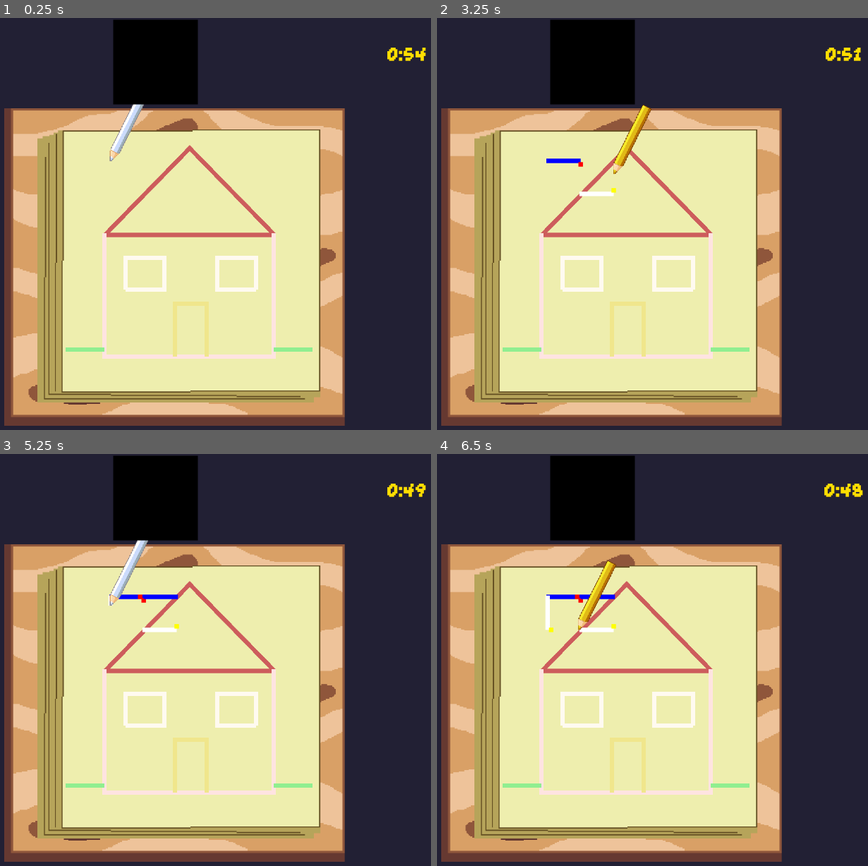
Above: before the commit, frames 1-4 (two rows, left to right).
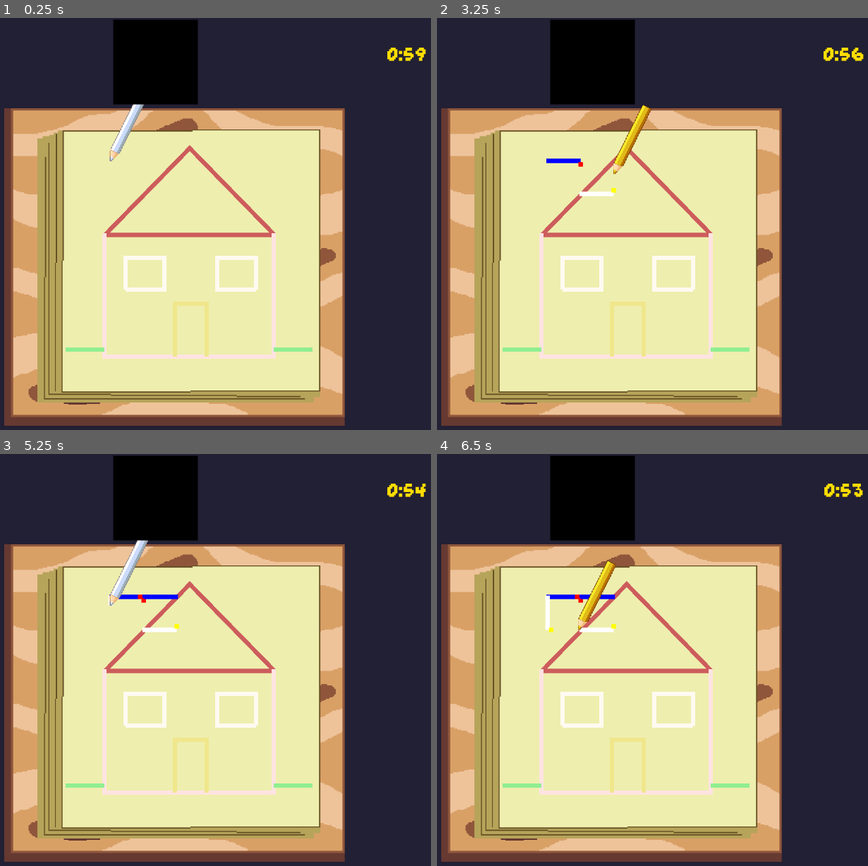
Above: after the commit, the same moments.

Repository: feliperieder/ultimate-color
Game: Godot game, scene res://Levels/level3.tscn
Same seed, same stepped clock (60 frames per second), same inputs: the game is played once before the commit and once after it. This scene is started directly instead of the project's main scene.
Inputs:
- Up to frame 1 (0.25 s): no input
- Up to frame 2 (3.25 s): tap Enter at 0.5 s; hold Right (right) 0.53-1.28 s; hold A (blue_color) 0.53-1.28 s; hold Down (down) 1.28-2.03 s; tap Q (red_color) at 1.35 s; hold Right (right) 2.03-2.78 s; hold S (white_color) 2.03-2.78 s; hold Up (up) from 2.78 s (still down); tap W (yellow_color) at 2.85 s
- Up to frame 3 (5.25 s): release Up (up) at 3.53 s; hold A (blue_color) 3.53-4.28 s; hold Left (left) 3.53-5.03 s; tap Q (red_color) at 4.35 s; hold Down (down) from 5.03 s (still down); hold S (white_color) from 5.03 s (still down)
- Up to frame 4 (6.5 s): release Down (down) at 5.78 s; release S (white_color) at 5.78 s; hold Right (right) from 5.78 s (still down); tap W (yellow_color) at 5.85 s

The runs differ from the first frame. In frame 1, less than 0.1% of the frame differs, in the area x 96-99%, y 7-11%; in frame 2, 0.2%, in the area x 89-100%, y 7-11%; in frame 3, less than 0.1%; in frame 4, less than 0.1%.

Commit message:
Os finalmentes

Diff:
--- a/Levels/level3.tscn
+++ b/Levels/level3.tscn
@@ -61,4 +61,4 @@
 
 [node name="Timer" parent="." instance=ExtResource("3_ym8bh")]
 position = Vector2(1165, 84)
-timer_time = 55
+timer_time = 60
--- a/Levels/level5.tscn
+++ b/Levels/level5.tscn
@@ -11,6 +11,7 @@
 [node name="Main" type="Node2D"]
 script = ExtResource("1_4osl0")
 level = 5
+time = 40
 
 [node name="UILayer" parent="." instance=ExtResource("2_2eyqy")]
 
--- /dev/null
+++ b/Levels/level6.tscn
@@ -0,0 +1,35 @@
+[gd_scene load_steps=8 format=3 uid="uid://dgbjir8wy4hdq"]
+
+[ext_resource type="Script" path="res://main.gd" id="1_n3ooa"]
+[ext_resource type="PackedScene" uid="uid://i6nu1j1564eq" path="res://UI/ui_layer.tscn" id="2_capvs"]
+[ext_resource type="PackedScene" uid="uid://dc6x4phax06m5" path="res://Timer/Timer.tscn" id="3_kwrbs"]
+[ext_resource type="Texture2D" uid="uid://df7m0h1pa775j" path="res://Art/BG/bg_AZUL.png" id="4_bat7l"]
+[ext_resource type="PackedScene" uid="uid://d1usyydica8j" path="res://Players/player_test.tscn" id="5_m2sni"]
+[ext_resource type="PackedScene" uid="uid://cpencn7rbua8f" path="res://Players/drawing.tscn" id="6_j3k7p"]
+[ext_resource type="PackedScene" uid="uid://b5et3exwbxfh8" path="res://level_line.tscn" id="7_wayrr"]
+
+[node name="Main" type="Node2D"]
+script = ExtResource("1_n3ooa")
+level = 5
+time = 40
+
+[node name="UILayer" parent="." instance=ExtResource("2_capvs")]
+
+[node name="Timer" parent="." instance=ExtResource("3_kwrbs")]
+position = Vector2(1165, 84)
+timer_time = 75
+
+[node name="BgAzul" type="Sprite2D" parent="."]
+texture_filter = 1
+position = Vector2(640, 480)
+scale = Vector2(2.5, 2.5)
+texture = ExtResource("4_bat7l")
+
+[node name="PlayerTest" parent="." instance=ExtResource("5_m2sni")]
+position = Vector2(494, 324)
+
+[node name="Drawing" parent="." instance=ExtResource("6_j3k7p")]
+
+[node name="LevelLine" parent="." instance=ExtResource("7_wayrr")]
+points = PackedVector2Array(670, 380, 792, 424, 832, 544, 792, 664, 670, 704, 552, 664, 512, 544, 552, 424, 670, 380)
+color = "purple"
--- /dev/null
+++ b/Levels/level7.tscn
@@ -0,0 +1,74 @@
+[gd_scene load_steps=8 format=3 uid="uid://bjrvghkk83nc"]
+
+[ext_resource type="Script" path="res://main.gd" id="1_pam5a"]
+[ext_resource type="PackedScene" uid="uid://i6nu1j1564eq" path="res://UI/ui_layer.tscn" id="2_yfynr"]
+[ext_resource type="PackedScene" uid="uid://dc6x4phax06m5" path="res://Timer/Timer.tscn" id="3_w5je8"]
+[ext_resource type="Texture2D" uid="uid://df7m0h1pa775j" path="res://Art/BG/bg_AZUL.png" id="4_8m40q"]
+[ext_resource type="PackedScene" uid="uid://d1usyydica8j" path="res://Players/player_test.tscn" id="5_ufwh0"]
+[ext_resource type="PackedScene" uid="uid://cpencn7rbua8f" path="res://Players/drawing.tscn" id="6_ck56v"]
+[ext_resource type="PackedScene" uid="uid://b5et3exwbxfh8" path="res://level_line.tscn" id="7_ds7ng"]
+
+[node name="Main" type="Node2D"]
+script = ExtResource("1_pam5a")
+level = 5
+time = 40
+
+[node name="UILayer" parent="." instance=ExtResource("2_yfynr")]
+
+[node name="Timer" parent="." instance=ExtResource("3_w5je8")]
+position = Vector2(1165, 84)
+timer_time = 75
+
+[node name="BgAzul" type="Sprite2D" parent="."]
+texture_filter = 1
+position = Vector2(640, 480)
+scale = Vector2(2.5, 2.5)
+texture = ExtResource("4_8m40q")
+
+[node name="PlayerTest" parent="." instance=ExtResource("5_ufwh0")]
+position = Vector2(494, 324)
+
+[node name="Drawing" parent="." instance=ExtResource("6_ck56v")]
+
+[node name="LevelLine" parent="." instance=ExtResource("7_ds7ng")]
+points = PackedVector2Array(672, 384, 736, 392, 752, 432, 736, 480, 672, 496, 608, 480, 592, 432, 616, 392, 672, 384)
+color = "white"
+
+[node name="LevelLine2" parent="." instance=ExtResource("7_ds7ng")]
+points = PackedVector2Array(632, 416, 656, 416)
+color = "green"
+
+[node name="LevelLine3" parent="." instance=ExtResource("7_ds7ng")]
+points = PackedVector2Array(688, 416, 712, 416)
+color = "green"
+
+[node name="LevelLine5" parent="." instance=ExtResource("7_ds7ng")]
+points = PackedVector2Array(616, 392, 616, 352, 648, 384)
+color = "white"
+
+[node name="LevelLine6" parent="." instance=ExtResource("7_ds7ng")]
+points = PackedVector2Array(704, 384, 736, 352, 736, 392)
+color = "white"
+
+[node name="LevelLine4" parent="." instance=ExtResource("7_ds7ng")]
+points = PackedVector2Array(640, 496, 672, 504, 704, 496)
+color = "purple"
+
+[node name="LevelLine8" parent="." instance=ExtResource("7_ds7ng")]
+points = PackedVector2Array(672, 448, 672, 464, 656, 464, 688, 464)
+
+[node name="LevelLine7" parent="." instance=ExtResource("7_ds7ng")]
+points = PackedVector2Array(664, 448, 680, 448)
+color = "pink"
+
+[node name="LevelLine9" parent="." instance=ExtResource("7_ds7ng")]
+points = PackedVector2Array(640, 504, 600, 528, 584, 624, 544, 672, 552, 720, 792, 720, 800, 672, 760, 624, 744, 528, 704, 504)
+color = "white"
+
+[node name="LevelLine10" parent="." instance=ExtResource("7_ds7ng")]
+points = PackedVector2Array(616, 712, 608, 656)
+color = "yellow"
+
+[node name="LevelLine11" parent="." instance=ExtResource("7_ds7ng")]
+points = PackedVector2Array(728, 712, 736, 656)
+color = "yellow"
